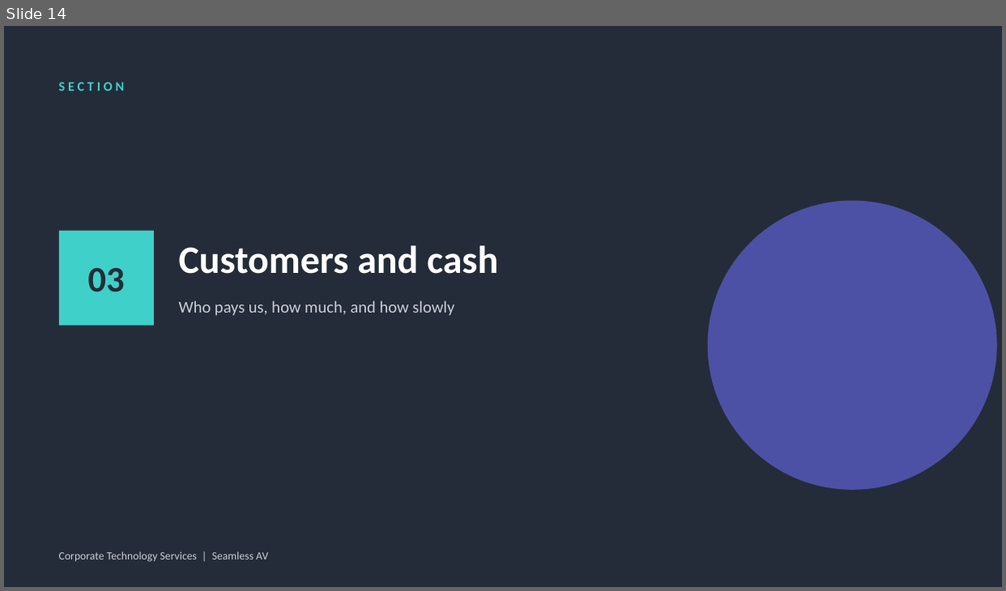
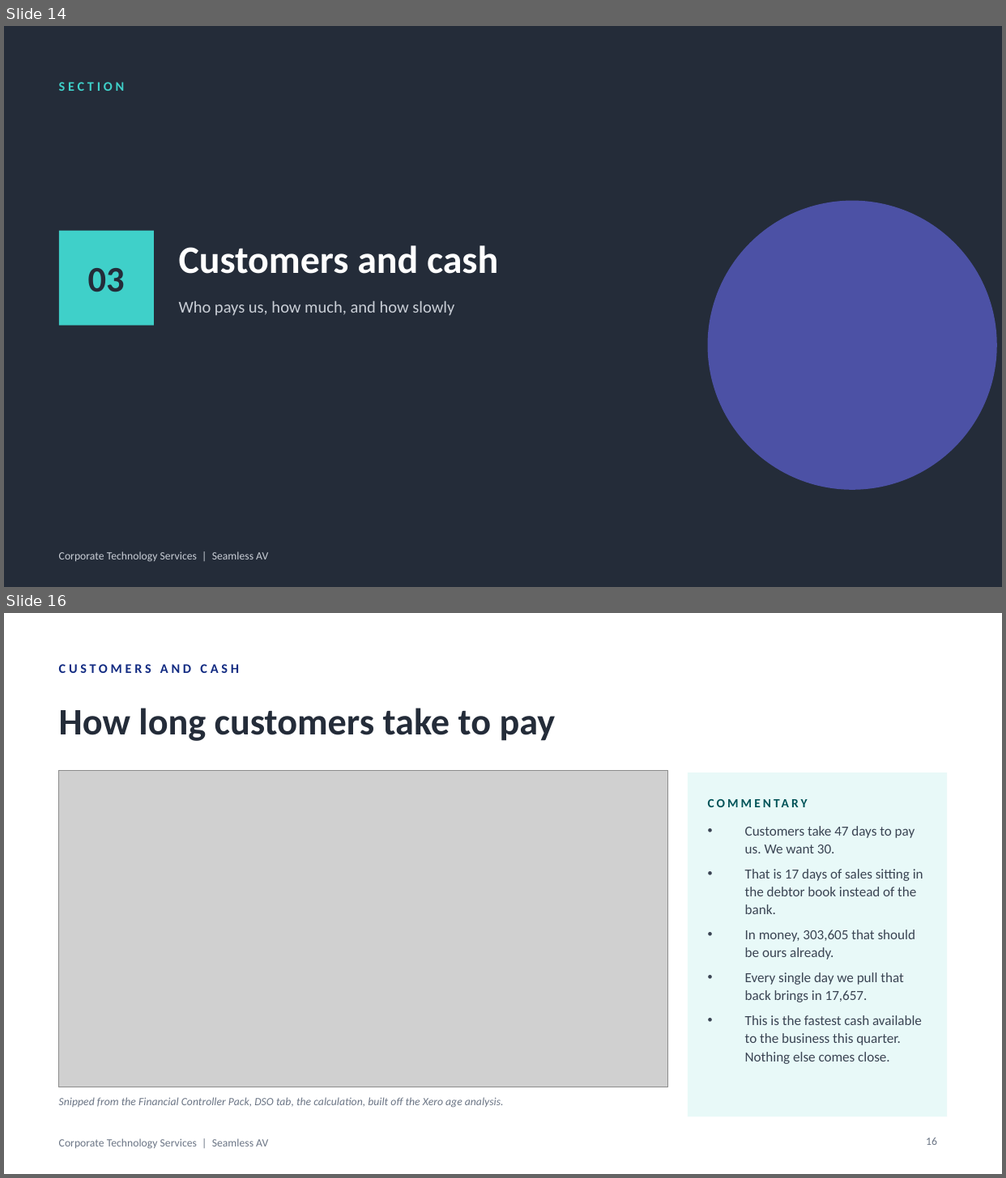
Before and after one commit to WesleyNelson-O33/Claude, a slide deck: deck/CTS Monthly Business Review - September 2026.pptx. Shown one above the other, each under a label of ours: slide 14 before the commit, slides 14 and 16 after it; the slides between them are not shown. The pictures are 1006x591 and 1006x1178 pixels, drawn with LibreOffice and Linux fonts; fonts in the diff are those of the drawing; grey boxes stand for pictures. Boxes give left, top, right and bottom in pixels: in the first picture for what was removed or moved away, otherwise in the second. Text is boxed around its words. In the diff, an @@ line names an element or a change of style, - is before the commit and + after.

```diff
--- a/deck/CTS Monthly Business Review - September 2026.pptx
+++ b/deck/CTS Monthly Business Review - September 2026.pptx
@@ slide 16 added at (4, 613, 1002, 1174), background #FFFFFF @@
@@ text added at (59, 664, 239, 673), 9.5 pt, text #122B82, bold @@
+CUSTOMERS AND CASH
@@ text added at (59, 708, 556, 741), 27 pt, text #242C39, bold @@
+How long customers take to pay
@@ picture added at (59, 771, 667, 1087) @@
@@ rectangle added at (688, 773, 947, 1117), fill #E8F9F8 @@
@@ text added at (708, 790, 927, 815), 9 pt, text #005358, bold @@
+COMMENTARY
@@ text added at (745, 826, 923, 1064), 10 pt, text #3A4453 @@
+• Customers take 47 days to pay us. We want 30.
+• That is 17 days of sales sitting in the debtor book instead of the bank.
+• In money, 303,605 that should be ours already.
+• Every single day we pull that back brings in 17,657.
+• This is the fastest cash available to the business this quarter. Nothing else comes close.
@@ text added at (59, 1097, 504, 1108), 8 pt, text #6B7585, italic @@
+Snipped from the Financial Controller Pack, DSO tab, the calculation, built off the Xero age analysis.
@@ text added at (59, 1139, 268, 1149), 8 pt, text #6B7585 @@
+Corporate Technology Services | Seamless AV
@@ page number added at (926, 1138, 937, 1145), 8 pt, text #6B7585 @@
+16
```
Also in this commit, not shown: 4 slides changed, 1 other slide added, 1 slide removed, 23 other files.
